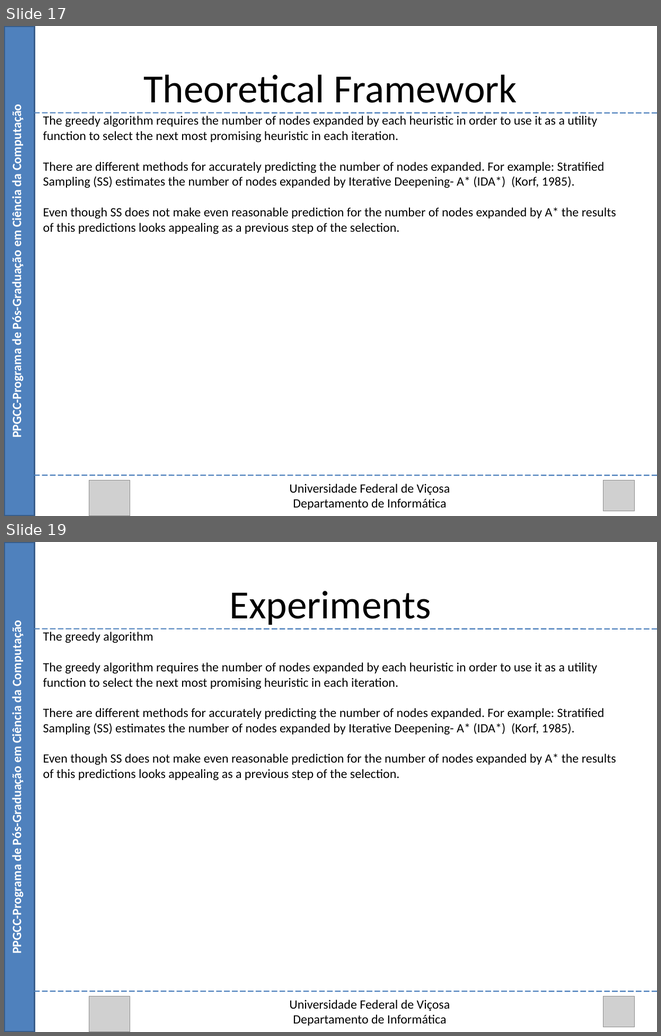
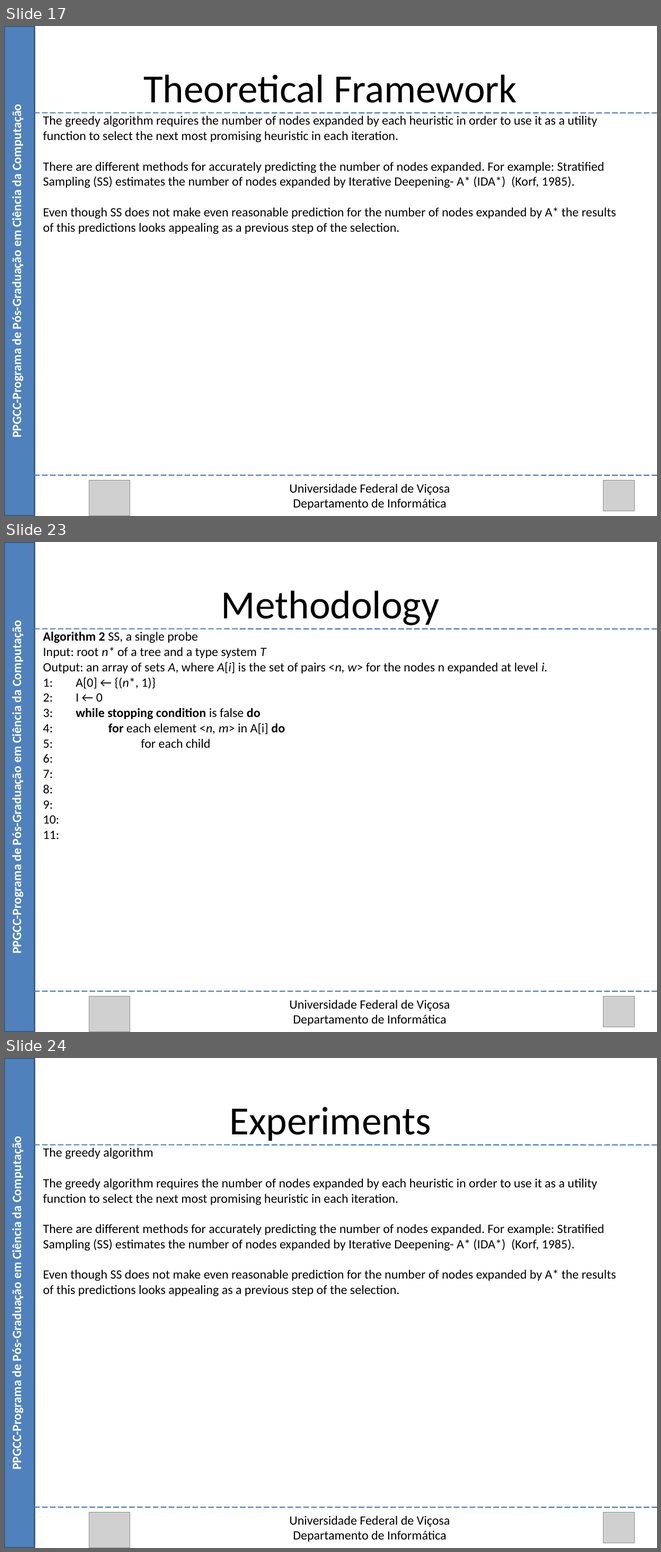
Before and after one commit to Marvinsky/research-marvin, a slide deck: latex/odp/selection heuristics.odp. Shown one above the other, each under a label of ours: slides 17 and 19 before the commit, slides 17, 23 and 24 after it; the slides between them are not shown. The pictures are 661x1036 and 661x1552 pixels, drawn with LibreOffice and Linux fonts; fonts in the diff are those of the drawing; grey boxes stand for pictures. Boxes give left, top, right and bottom in pixels: in the first picture for what was removed or moved away, otherwise in the second. Text is boxed around its words. In the diff, an @@ line names an element or a change of style, - is before the commit and + after.

```diff
--- a/latex/odp/selection heuristics.odp
+++ b/latex/odp/selection heuristics.odp
@@ slide 23 added at (4,542,657,1032), background #FFFFFF @@
@@ rectangle added at (4,542,35,1032), fill #4F81BD, outline #385D8A 2.01 pt @@
@@ text added at (221,590,439,625), 44 pt, text #000000 @@
+Methodology
@@ text added at (9,626,24,951), 14 pt, text #FFFFFF, bold @@
+PPGCC-Programa de Pós-Graduação em Ciência da Computação
@@ line added from (35, 629) to (657, 629), #4A7EBB 1.25 pt @@
@@ text added at (43,632,548,839), 14 pt, text #000000 @@
+Algorithm 2 SS, a single probe
+Input: root n* of a tree and a type system T
+Output: an array of sets A, where A[i] is the set of pairs <n, w> for the nodes n expanded at level i.
+1: A[0] ← {(n*, 1)}
+2: I ← 0
+3: while stopping condition is false do
+4: for each element <n, m> in A[i] do
+5: for each child
+6:
+7:
+8:
+9:
+10:
+11:
@@ line added from (35, 991) to (657, 991), #4A7EBB 1.25 pt @@
@@ picture added at (89,996,130,1032) @@
@@ text added at (289,999,450,1025), 14 pt, text #000000 @@
+Universidade Federal de Viçosa
+Departamento de Informática
@@ picture added at (603,996,634,1026) @@
@@ what was slide 19 is now slide 24 @@
```
Also in this commit, not shown: 1 slide changed, 4 other slides added.
